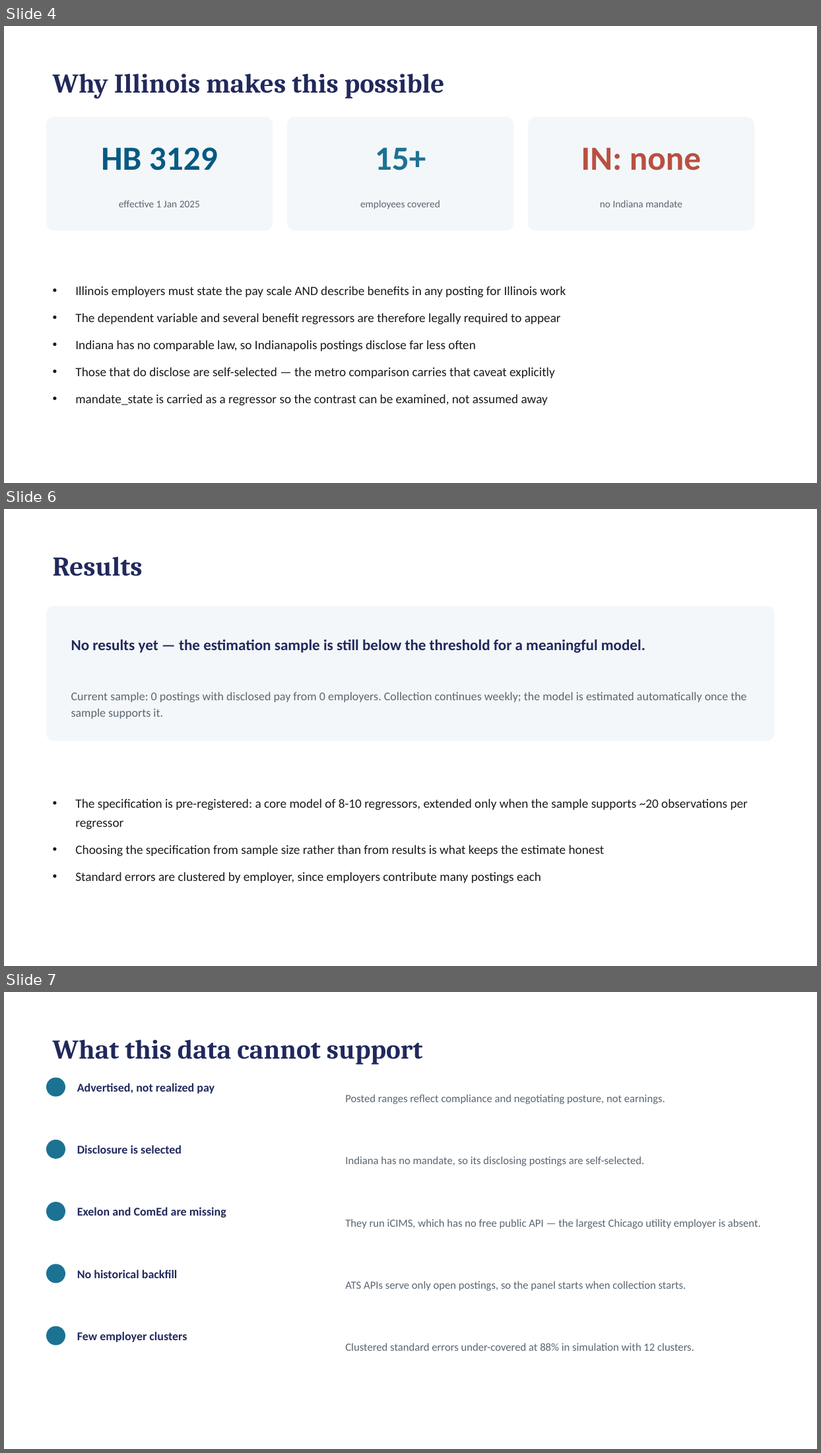
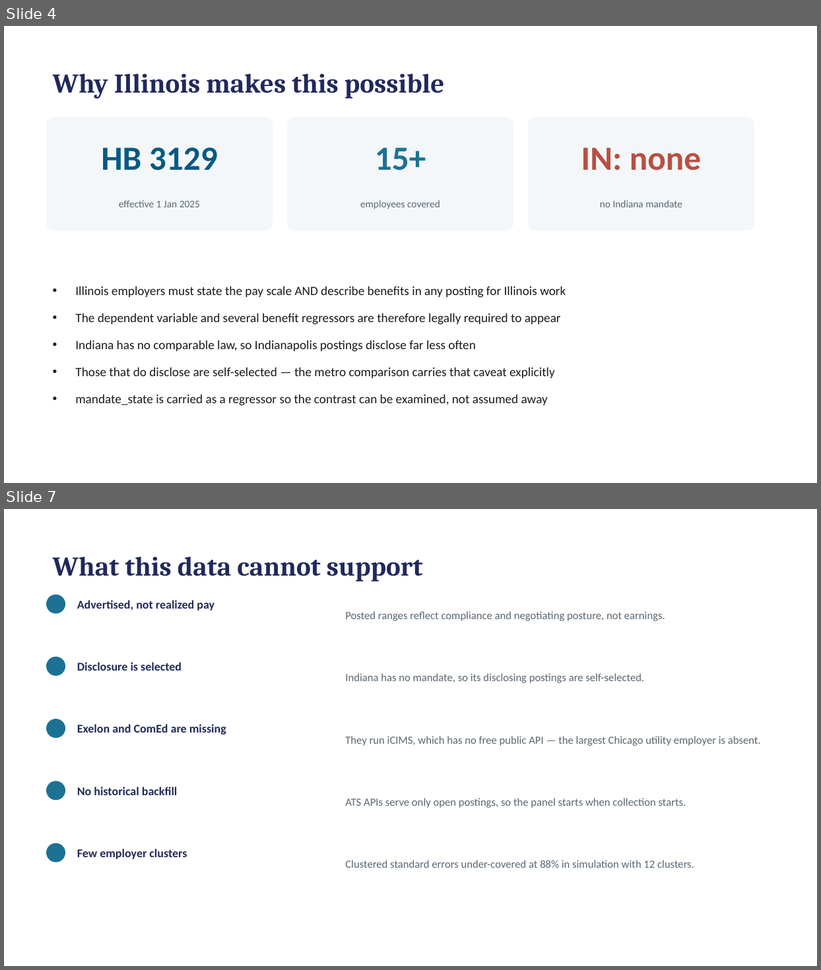
Before and after one commit to hendeal-cyber/Modern-Labor-Market-Data-Submission, a slide deck: paper/presentation.pptx. Shown one above the other, each under a label of ours: slides 4, 6 and 7 before the commit, slides 4 and 7 after it; the slides between them are not shown. The pictures are 821x1453 and 821x970 pixels, drawn with LibreOffice and Linux fonts; fonts in the diff are those of the drawing. Boxes give left, top, right and bottom in pixels: in the first picture for what was removed or moved away, otherwise in the second. Text is boxed around its words. In the diff, an @@ line names an element or a change of style, - is before the commit and + after.

```diff
--- a/paper/presentation.pptx
+++ b/paper/presentation.pptx
@@ slide 6 removed at [4, 509, 817, 966], background #FFFFFF @@
@@ text removed at [53, 557, 143, 576] @@
-Results
@@ rounded rectangle removed at [47, 607, 774, 741] @@
@@ text removed at [71, 639, 646, 653] @@
-No results yet — the estimation sample is still below the threshold for a meaningful model.
@@ text removed at [71, 692, 746, 719] @@
-Current sample: 0 postings with disclosed pay from 0 employers. Collection continues weekly; the model is estimated automatically once the sample supports it.
@@ text removed at [75, 799, 748, 884] @@
-• The specification is pre-registered: a core model of 8-10 regressors, extended only when the sample supports ~20 observations per regressor
-• Choosing the specification from sample size rather than from results is what keeps the estimate honest
-• Standard errors are clustered by employer, since employers contribute many postings each
```
Also in this commit, not shown: 1 slide changed, 1 slide added, 7 other files.
